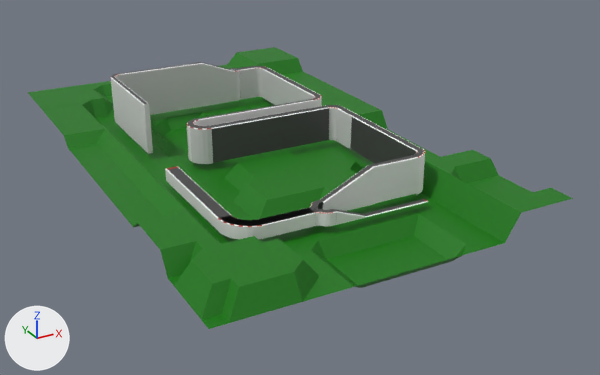
Renders of the Blender file pnp_active.blend from each side of a commit.
Rendered twice from a 50 mm lens placed at (-560.0, -1221.0, 531.0), pointed at (132.0, 37.0, -98.0). The lights are fixed; the arrows at lower left show +X, +Y and +Z.

Objects in the first picture: 'Ground', 'Track'.
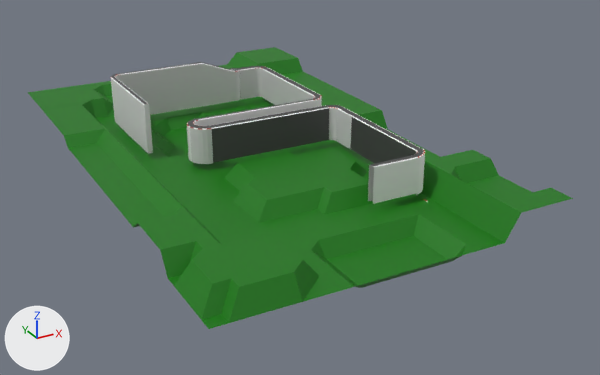
Commit message: deleted to get new track

Location of each change, [x1, y1, x2, y2] in pixels of the pictures (600 x 375 px):
```json
{"object": "Track", "change": "reshaped", "before": [111, 62, 428, 240], "after": [111, 62, 428, 232]}
{"part": 1, "of": "me_plane", "change": "cut back", "before": [222, 165, 374, 226]}
```

Edits to the scene script, one JSON object a line:
```json
{"block": "me_plane", "where": "# used by ob_track; location = (0.0, 0.0, 0.0); scale = (4.53, 5.66, 4.53)"}
{"op": "remove", "block": "me_plane", "code": "me_plane.from_pydata(...)  # 5524 vertices, 4267 faces, 2 loose edges; spans x -53.0..85.0, y -58.0..101.0, z -10.0..13.0"}
{"op": "add", "block": "me_plane", "code": "me_plane.from_pydata(...)  # 4918 vertices, 2416 faces, 827 loose edges; spans x -53.0..85.0, y -58.0..101.0, z -10.0..13.0"}
{"block": "me_plane", "change": "me_plane part 1: 25 vertices moved within x -22.0..8.0, y -40.0..-33.0, z -3.0; 606 vertices removed from x -26.0..22.0, y -42.0..-30.0, z -9.0..-3.0"}
```
